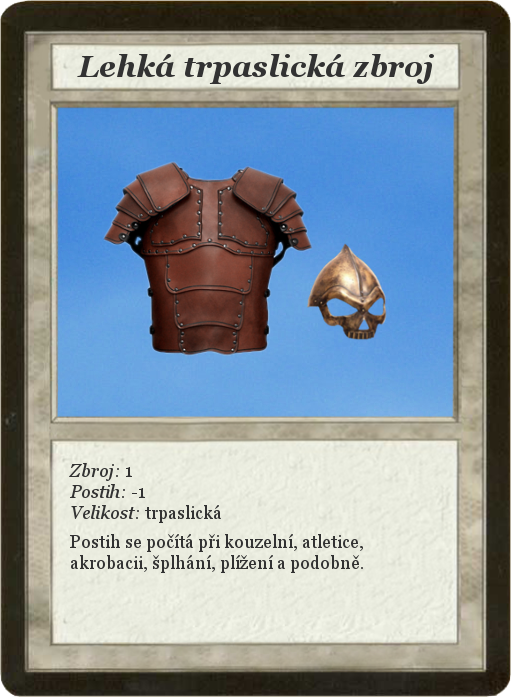
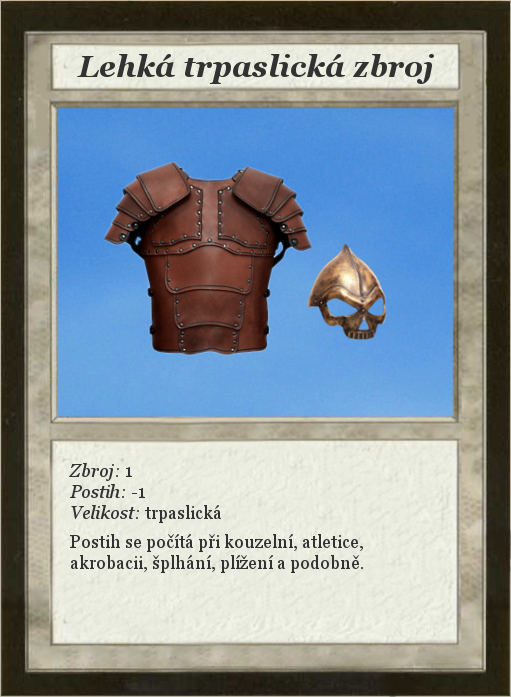
Revision of a layered 511 x 697 image; what changed, layer by layer:
painted on "Card" over [left=0, top=0, right=511, bottom=697]
